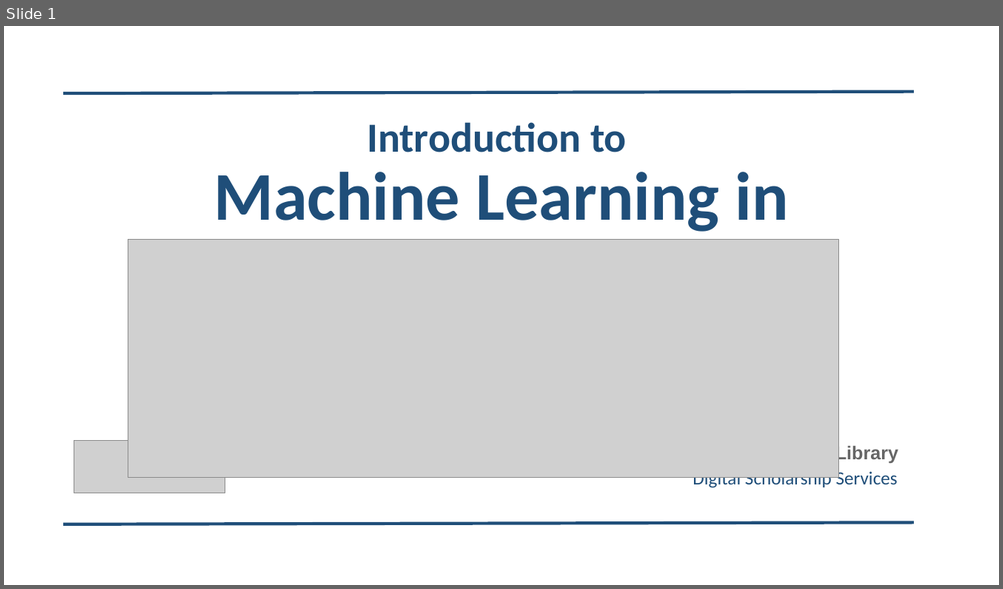
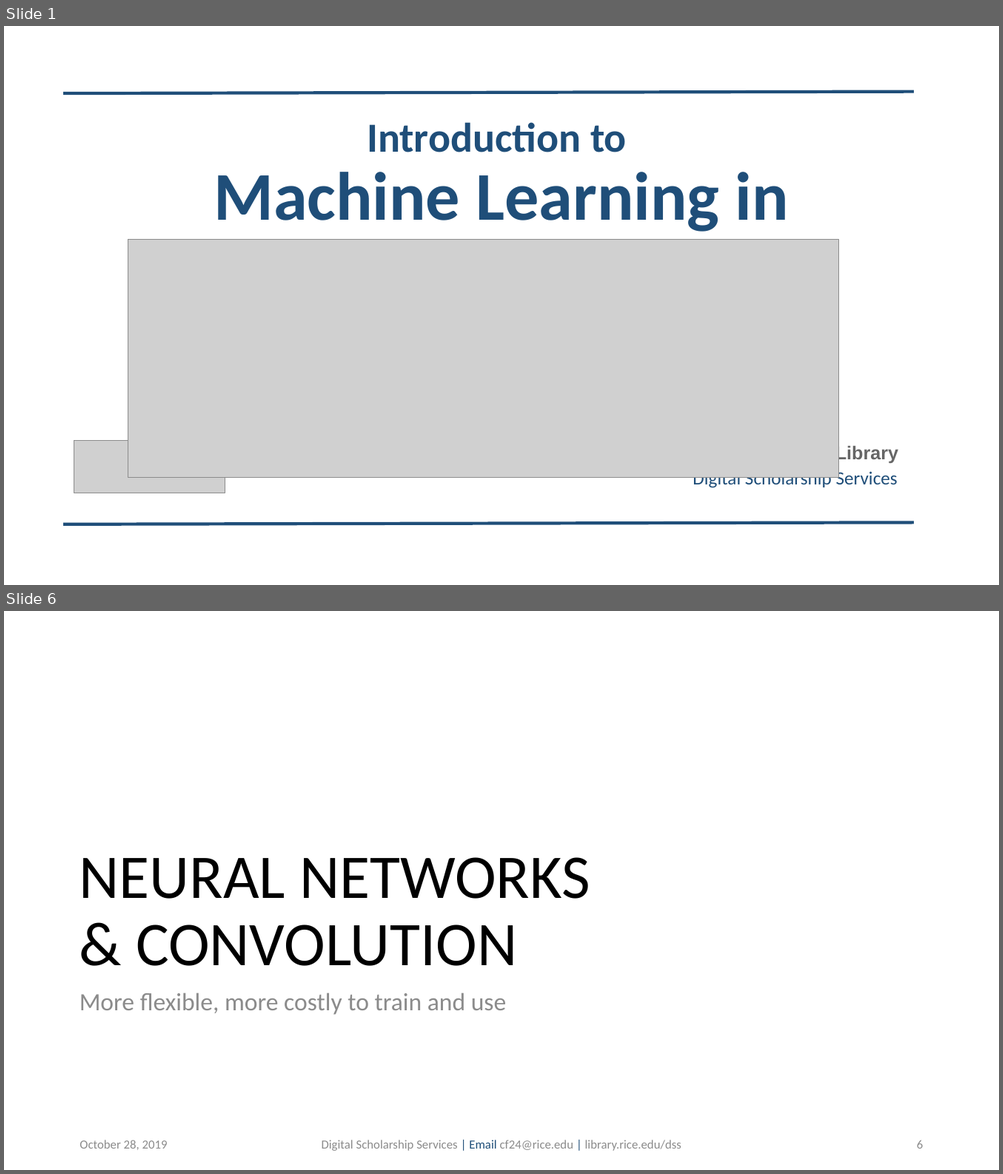
Before and after one commit to bakitybacon/rice-data-and-donuts, a slide deck: tf/Introduction to TensorFlow.pptx. Shown one above the other, each under a label of ours: slide 1 before the commit, slides 1 and 6 after it; the slides between them are not shown. The pictures are 1003x589 and 1003x1174 pixels, drawn with LibreOffice and Linux fonts; fonts in the diff are those of the drawing; grey boxes stand for pictures; background and template pictures are left out. Boxes give left, top, right and bottom in pixels: in the first picture for what was removed or moved away, otherwise in the second. Text is boxed around its words. In the diff, an @@ line names an element or a change of style, - is before the commit and + after.

```diff
--- a/tf/Introduction to TensorFlow.pptx
+++ b/tf/Introduction to TensorFlow.pptx
@@ slide 6 added at box(4, 611, 999, 1170), background #FFFFFF @@
@@ title added at box(79, 857, 590, 966), 60 pt, text #000000 @@
+NEURAL NETWORKS
+& CONVOLUTION
@@ text added at box(79, 993, 506, 1015), 24 pt, text #8C8C8C @@
+More flexible, more costly to train and use
@@ text added at box(79, 1140, 168, 1150), 12 pt, text #8C8C8C @@
+October 28, 2019
@@ text added at box(321, 1140, 681, 1151), 12 pt, text #8C8C8C @@
+Digital Scholarship Services | Email cf24@rice.edu | library.rice.edu/dss
@@ page number added at box(916, 1141, 922, 1149), 12 pt, text #8C8C8C @@
+6
```
Also in this commit, not shown: 1 slide changed, 10 other slides added.
